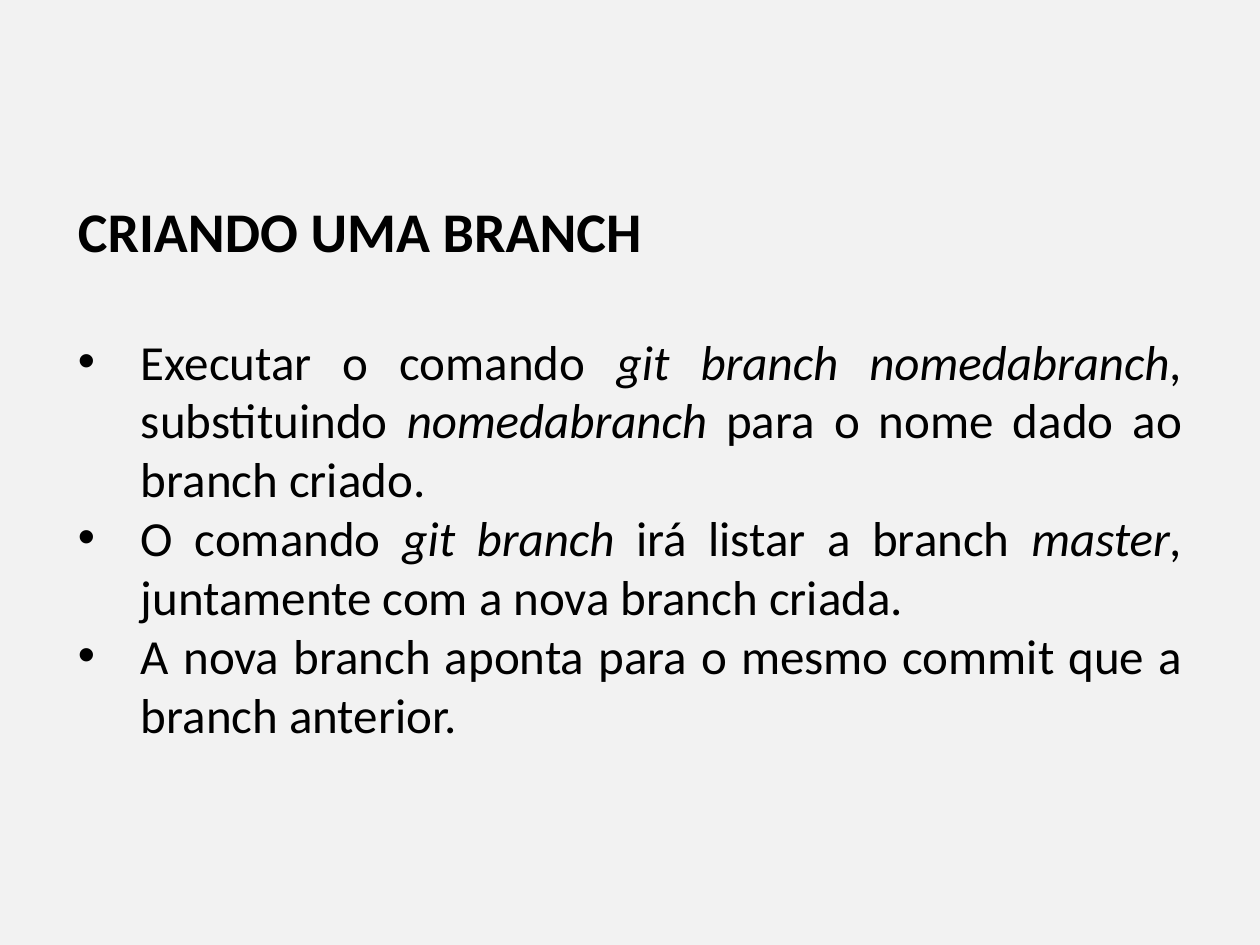
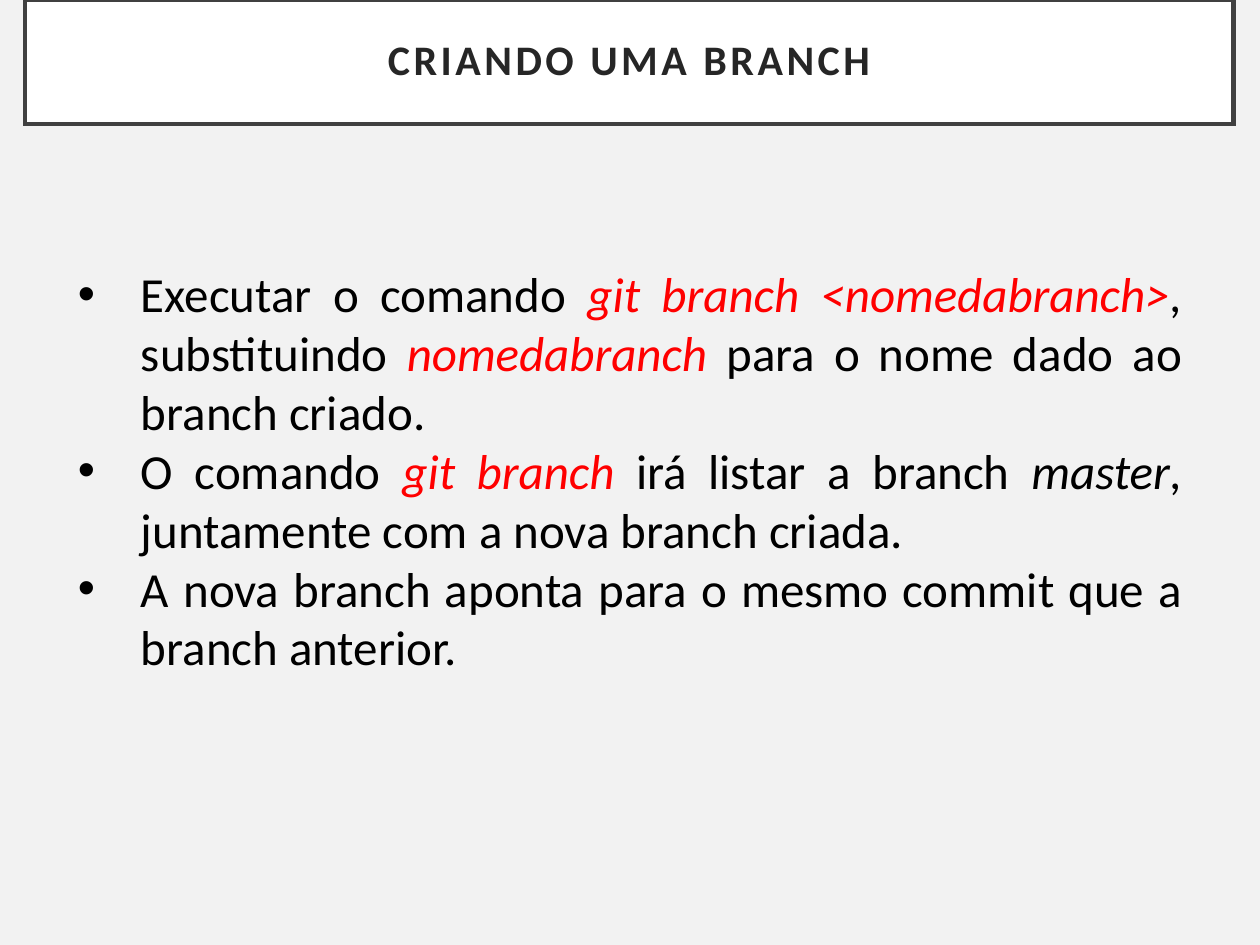
Before and after one commit to Paulo-UNIRON/aula_git_2020.2, a slide deck: slide 8 of Controlando versões com Git e Github - Capítulo VI.pptx (slide 9 before the commit). Drawn at 1260x945 pixels with LibreOffice and Linux fonts; fonts in the diff are those of the drawing. Boxes give left, top, right and bottom in pixels: in the first picture for what was removed or moved away, otherwise in the second. Text is boxed around its words. In the diff, an @@ line names an element or a change of style, - is before the commit and + after.

```diff
--- a/Controlando versões com Git e Github - Capítulo VI.pptx
+++ b/Controlando versões com Git e Github - Capítulo VI.pptx
@@ rectangle added at (25,0,1234,125), fill #FFFFFF, outline #404040 2.5 pt, 24 pt, text #262626, bold @@
+CRIANDO UMA BRANCH
@@ text at (141,278,1182,431): text changed @@
-CRIANDO UMA BRANCH
-• Executar o comando git branch nomedabranch, substituindo nomedabranch para o nome dado ao branch criado.
+• Executar o comando git branch <nomedabranch>, substituindo nomedabranch para o nome dado ao branch criado.
@@ text at (141,455,1182,557): text colour #000000 to #FF0000 in "git branch" @@
```
Also in this commit, not shown: 6 other slides changed, 3 slides added, 115 slides removed, 1 other file.
